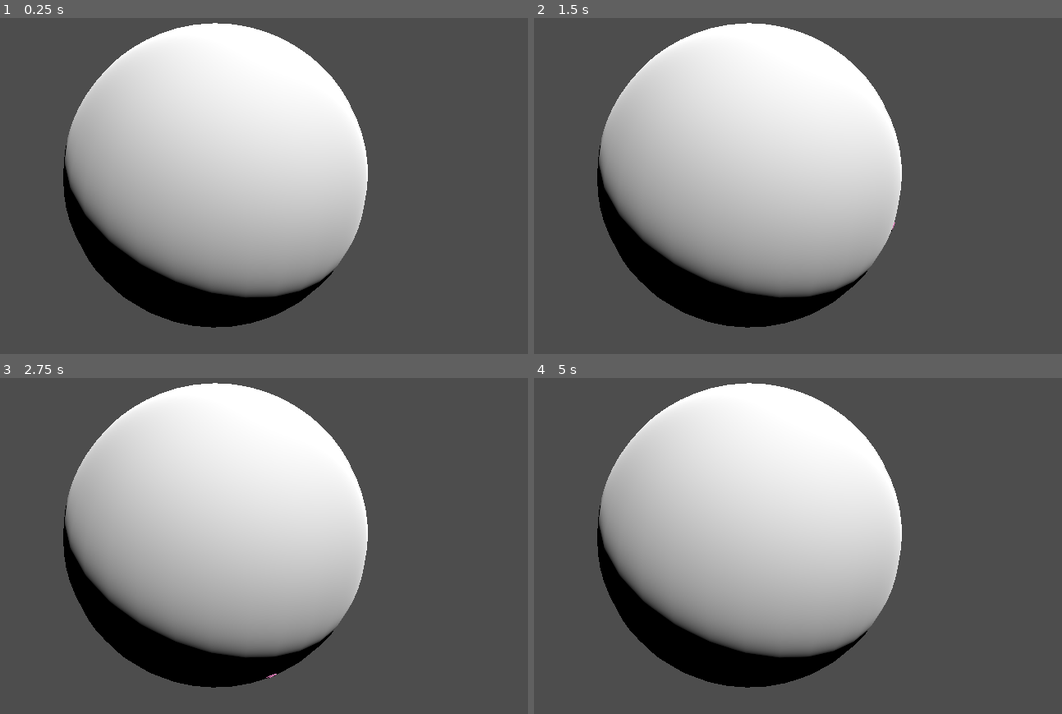
Above: before the commit, frames 1-4 (two rows, left to right).
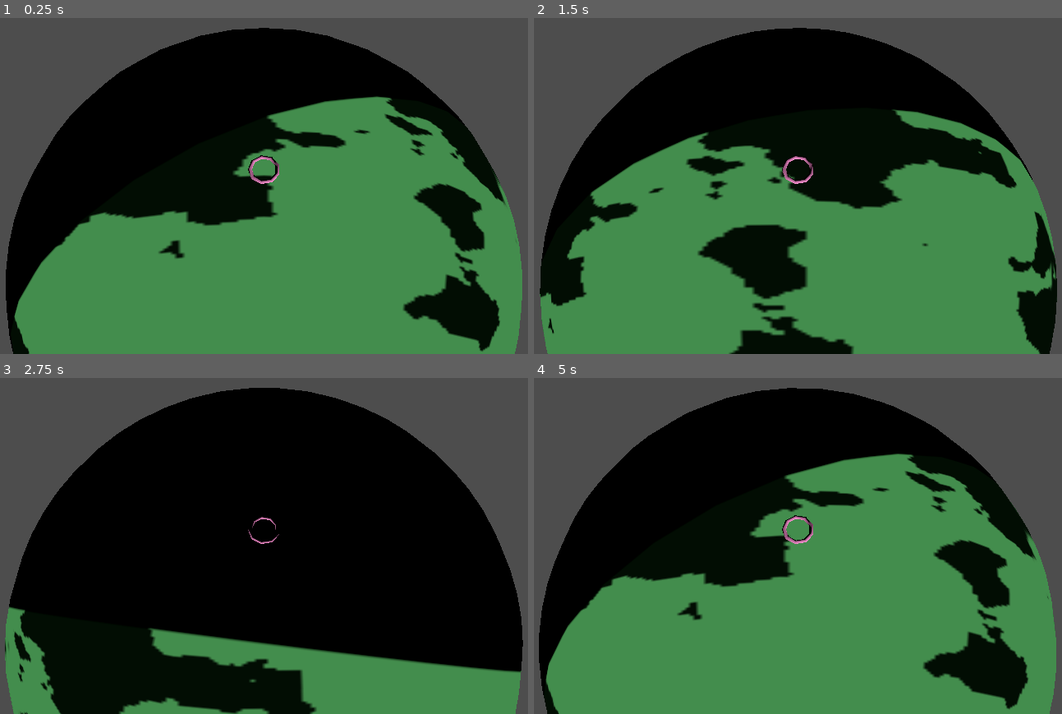
Above: after the commit, the same moments.

Repository: 60fov/sphericle
Game: Godot game, scene res://root.tscn
Two runs of this game, one before a commit and one after it. Both use one fixed random seed, a clock stepped at 60 frames per second and the inputs below.
Inputs:
- Up to frame 1 (0.25 s): no input
- Up to frame 2 (1.5 s): tap Enter at 0.5 s; hold F (move_right) 0.53-1.28 s; hold Alt (move_backward) from 1.28 s (still down)
- Up to frame 3 (2.75 s): release Alt (move_backward) at 2.03 s; hold F (move_right) from 2.03 s (still down)
- Up to frame 4 (5 s): release F (move_right) at 2.78 s; hold E (move_forward) 2.78-3.53 s; hold S (move_left) from 3.53 s (still down)

The runs differ from the first frame. In frame 1, 79% of the frame differs, in the area x 1-99%, y 1-100%; in frame 2, 79%, in the area x 1-100%, y 1-100%; in frame 3, 76%; in frame 4, 79%.

Commit message:
editor tool script

Diff:
--- a/camera_controller.gd
+++ b/camera_controller.gd
@@ -1,19 +1,31 @@
+@tool
 extends Camera3D
 
-@export var height: float = 2
-@export var distance: float = -3
+@export var height: float = 2:
+	set(new_height):
+		height = new_height
+		update_position()
+
+@export var distance: float = -3:
+	set(new_distance):
+		distance = new_distance
+		update_position()
 
 var character: CharacterBody3D
 var planet: CSGSphere3D
 
+func update_position() -> void:
+	position.y = height
+	position.z = distance
+
 # Called when the node enters the scene tree for the first time.
 func _ready() -> void:
-	self.position.y = height
-	self.position.z = distance
+	update_position()
 	character = get_node("../")
 	planet = get_node("../../planet")
+	look_at(character.position, character.position.normalized())
 
 # Called every frame. 'delta' is the elapsed time since the previous frame.
 func _process(delta: float) -> void:
-	var up = character.position.clampf(1, planet.radius)
+	var up = character.position.normalized()
 	look_at(character.position, up)
--- a/character_controller.gd
+++ b/character_controller.gd
@@ -1,3 +1,4 @@
+@tool
 extends CharacterBody3D
 
 @export var rotation_speed: float = 1
@@ -20,24 +21,29 @@
 		cos(lat) * sin(long)
 	).normalized() * radius
 
+func orient():
+	var up = position.normalized()
+	var side = Vector3(0, 1, 0).cross(up)
+	var front = up.cross(side)
+	look_at(position + front, up)
+
 func _ready() -> void:
 	planet = get_node("../planet")
 	position = geoCoordToVec(long, lat, planet.radius)
+	orient()
 	print("char pos on ready: ", position)
 
 func _physics_process(delta: float) -> void:
 	# Get the input direction and handle the movement/deceleration.
 	# As good practice, you should replace UI actions with custom gameplay actions.
-	var input_dir := Input.get_vector("move_left", "move_right", "move_forward", "move_backward")
-	var direction := (Vector3(input_dir.x, 0, input_dir.y)).normalized()
+	if not Engine.is_editor_hint():
+		var input_dir := Input.get_vector("move_left", "move_right", "move_forward", "move_backward")
+		var direction := (Vector3(input_dir.x, 0, input_dir.y)).normalized()
 
-	if direction:
-		long += direction.x * delta
-		lat += -direction.z * delta
-		print(long, ", ", lat)
-		position = geoCoordToVec(long, lat, planet.radius)
+		if direction:
+			long += direction.x * delta
+			lat += -direction.z * delta
+			print(long, ", ", lat)
+			position = geoCoordToVec(long, lat, planet.radius)
 
-		var up = position.normalized()
-		var side = Vector3(0, 1, 0).cross(up)
-		var front = up.cross(side)
-		look_at(position + front, up)
+			orient()
--- a/root.tscn
+++ b/root.tscn
@@ -1,11 +1,78 @@
-[gd_scene load_steps=8 format=3 uid="uid://cxam1y8m1oeto"]
+[gd_scene load_steps=12 format=3 uid="uid://cxam1y8m1oeto"]
 
 [ext_resource type="Script" path="res://character_controller.gd" id="1_de1ol"]
 [ext_resource type="Script" path="res://planet.gd" id="1_fv0cm"]
 [ext_resource type="Script" path="res://camera_controller.gd" id="2_murxn"]
 
-[sub_resource type="StandardMaterial3D" id="StandardMaterial3D_k3yq6"]
-transparency = 1
+[sub_resource type="Shader" id="Shader_rja0y"]
+code = "// NOTE: Shader automatically converted from Godot Engine 4.3.stable's StandardMaterial3D.
+
+shader_type spatial;
+render_mode blend_mix, depth_draw_opaque, cull_back, diffuse_toon, specular_toon;
+
+uniform vec4 albedo : source_color;
+uniform sampler2D texture_albedo : source_color, filter_linear_mipmap, repeat_enable;
+uniform float point_size : hint_range(0.1, 128.0, 0.1);
+
+uniform float roughness : hint_range(0.0, 1.0);
+uniform sampler2D texture_metallic : hint_default_white, filter_linear_mipmap, repeat_enable;
+uniform vec4 metallic_texture_channel;
+uniform sampler2D texture_roughness : hint_roughness_r, filter_linear_mipmap, repeat_enable;
+
+uniform float specular : hint_range(0.0, 1.0, 0.01);
+uniform float metallic : hint_range(0.0, 1.0, 0.01);
+
+uniform vec3 uv1_scale;
+uniform vec3 uv1_offset;
+uniform vec3 uv2_scale;
+uniform vec3 uv2_offset;
+
+void vertex() {
+	UV = UV * uv1_scale.xy + uv1_offset.xy;
+}
+
+void fragment() {
+	vec2 base_uv = UV;
+
+	vec4 albedo_tex = texture(texture_albedo, base_uv);
+	ALBEDO = albedo.rgb * albedo_tex.rgb;
+
+	float metallic_tex = dot(texture(texture_metallic, base_uv), metallic_texture_channel);
+	METALLIC = metallic_tex * metallic;
+	SPECULAR = specular;
+
+	vec4 roughness_texture_channel = vec4(1.0, 0.0, 0.0, 0.0);
+	float roughness_tex = dot(texture(texture_roughness, base_uv), roughness_texture_channel);
+	ROUGHNESS = roughness_tex * roughness;
+}
+"
+
+[sub_resource type="Gradient" id="Gradient_ooh0c"]
+interpolation_mode = 1
+offsets = PackedFloat32Array(0.29918, 0.614754)
+colors = PackedColorArray(1, 1, 1, 1, 0.127049, 0.127049, 0.127049, 1)
+
+[sub_resource type="FastNoiseLite" id="FastNoiseLite_h88sk"]
+
+[sub_resource type="NoiseTexture2D" id="NoiseTexture2D_7c7oj"]
+seamless = true
+color_ramp = SubResource("Gradient_ooh0c")
+noise = SubResource("FastNoiseLite_h88sk")
+
+[sub_resource type="ShaderMaterial" id="ShaderMaterial_d0tig"]
+render_priority = 0
+shader = SubResource("Shader_rja0y")
+shader_parameter/albedo = Color(0.263789, 0.5522, 0.299941, 1)
+shader_parameter/point_size = 1.0
+shader_parameter/roughness = 0.0
+shader_parameter/metallic_texture_channel = null
+shader_parameter/specular = 0.5
+shader_parameter/metallic = 0.0
+shader_parameter/uv1_scale = Vector3(1, 1, 1)
+shader_parameter/uv1_offset = Vector3(0, 0, 0)
+shader_parameter/uv2_scale = Vector3(1, 1, 1)
+shader_parameter/uv2_offset = Vector3(0, 0, 0)
+shader_parameter/texture_albedo = SubResource("NoiseTexture2D_7c7oj")
 
 [sub_resource type="SphereShape3D" id="SphereShape3D_vdxer"]
 
@@ -17,9 +84,8 @@
 [node name="root" type="Node3D"]
 
 [node name="planet" type="CSGSphere3D" parent="."]
-material_override = SubResource("StandardMaterial3D_k3yq6")
-transparency = 0.54
-radius = 15.0
+material_override = SubResource("ShaderMaterial_d0tig")
+radius = 11.191
 radial_segments = 32
 rings = 32
 script = ExtResource("1_fv0cm")
@@ -34,12 +100,16 @@
 transform = Transform3D(0.984201, -0.041731, 0.172068, -0.140617, 0.406315, 0.902848, -0.10759, -0.91278, 0.394027, 0, 0, 0)
 
 [node name="character" type="CharacterBody3D" parent="."]
-transform = Transform3D(1, 0, 0, 0, 1, 0, 0, 0, 1, 0, 28.1302, 0)
+transform = Transform3D(-4.37114e-08, 1, -4.37114e-08, 0, -4.37114e-08, -1, -1, -4.37114e-08, 1.91069e-15, 11.191, 0, 0)
 script = ExtResource("1_de1ol")
 
 [node name="camera" type="Camera3D" parent="character"]
+transform = Transform3D(-1, -2.35485e-07, 6.61636e-08, -4.37114e-08, 0.438181, 0.898887, -2.40665e-07, 0.898887, -0.438181, 3.52429e-11, 20.76, -10.1199)
 current = true
+fov = 28.6
 script = ExtResource("2_murxn")
+height = 20.76
+distance = -10.12
 
 [node name="collider" type="CollisionShape3D" parent="character"]
 shape = SubResource("CapsuleShape3D_2aivh")
@@ -52,5 +122,4 @@
 
 [node name="Camera3D" type="Camera3D" parent="."]
 transform = Transform3D(0.903977, 0.102608, -0.415086, 0.0515187, 0.937569, 0.343963, 0.424466, -0.332319, 0.842255, -17.6548, 18.8824, 46.1545)
-current = true
 fov = 39.6
